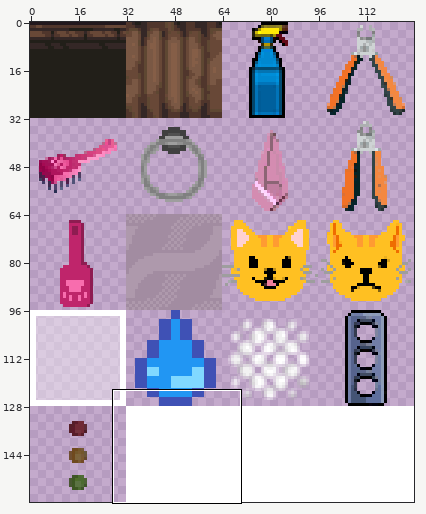
Two states of a sprite sheet, PetCareGame/PetCareGame/Content/PetcareGame/Sprites/petcare_textureatlas.png. The first picture is a wide view before the edit; the outline marks the close-up.
Close-up. Before the commit:
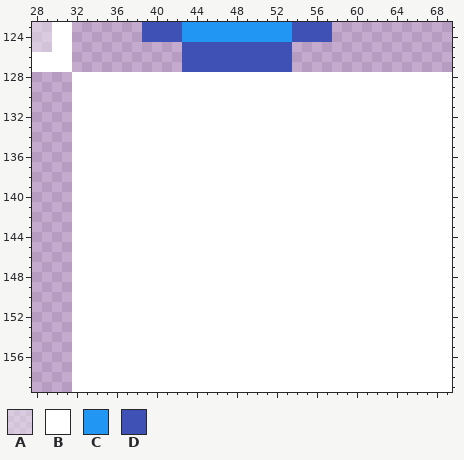
The file is 128x160 pixels. Pixels under 10% opacity are left out. Colours within 5 levels of each other are drawn and written as one. Shown: x 28..69, y 123..159.
Palette (. is transparent): A #ffffff64  B #ffffff  C #2196f3  D #3f51b5
Pixels before, first column x 28:
123 AABB.......DDDDCCCCCCCCCCCDDDD............
124 AABB.......DDDDCCCCCCCCCCCDDDD............
125 AABB...........DDDDDDDDDDD................
126 BBBB...........DDDDDDDDDDD................
127 BBBB...........DDDDDDDDDDD................
128 ....BBBBBBBBBBBBBBBBBBBBBBBBBBBBBBBBBBBBBB
129 ....BBBBBBBBBBBBBBBBBBBBBBBBBBBBBBBBBBBBBB
130 ....BBBBBBBBBBBBBBBBBBBBBBBBBBBBBBBBBBBBBB
131 ....BBBBBBBBBBBBBBBBBBBBBBBBBBBBBBBBBBBBBB
132 ....BBBBBBBBBBBBBBBBBBBBBBBBBBBBBBBBBBBBBB
133 ....BBBBBBBBBBBBBBBBBBBBBBBBBBBBBBBBBBBBBB
134 ....BBBBBBBBBBBBBBBBBBBBBBBBBBBBBBBBBBBBBB
135 ....BBBBBBBBBBBBBBBBBBBBBBBBBBBBBBBBBBBBBB
136 ....BBBBBBBBBBBBBBBBBBBBBBBBBBBBBBBBBBBBBB
137 ....BBBBBBBBBBBBBBBBBBBBBBBBBBBBBBBBBBBBBB
138 ....BBBBBBBBBBBBBBBBBBBBBBBBBBBBBBBBBBBBBB
139 ....BBBBBBBBBBBBBBBBBBBBBBBBBBBBBBBBBBBBBB
140 ....BBBBBBBBBBBBBBBBBBBBBBBBBBBBBBBBBBBBBB
141 ....BBBBBBBBBBBBBBBBBBBBBBBBBBBBBBBBBBBBBB
142 ....BBBBBBBBBBBBBBBBBBBBBBBBBBBBBBBBBBBBBB
143 ....BBBBBBBBBBBBBBBBBBBBBBBBBBBBBBBBBBBBBB
144 ....BBBBBBBBBBBBBBBBBBBBBBBBBBBBBBBBBBBBBB
145 ....BBBBBBBBBBBBBBBBBBBBBBBBBBBBBBBBBBBBBB
146 ....BBBBBBBBBBBBBBBBBBBBBBBBBBBBBBBBBBBBBB
147 ....BBBBBBBBBBBBBBBBBBBBBBBBBBBBBBBBBBBBBB
148 ....BBBBBBBBBBBBBBBBBBBBBBBBBBBBBBBBBBBBBB
149 ....BBBBBBBBBBBBBBBBBBBBBBBBBBBBBBBBBBBBBB
150 ....BBBBBBBBBBBBBBBBBBBBBBBBBBBBBBBBBBBBBB
151 ....BBBBBBBBBBBBBBBBBBBBBBBBBBBBBBBBBBBBBB
152 ....BBBBBBBBBBBBBBBBBBBBBBBBBBBBBBBBBBBBBB
153 ....BBBBBBBBBBBBBBBBBBBBBBBBBBBBBBBBBBBBBB
154 ....BBBBBBBBBBBBBBBBBBBBBBBBBBBBBBBBBBBBBB
155 ....BBBBBBBBBBBBBBBBBBBBBBBBBBBBBBBBBBBBBB
156 ....BBBBBBBBBBBBBBBBBBBBBBBBBBBBBBBBBBBBBB
157 ....BBBBBBBBBBBBBBBBBBBBBBBBBBBBBBBBBBBBBB
158 ....BBBBBBBBBBBBBBBBBBBBBBBBBBBBBBBBBBBBBB
159 ....BBBBBBBBBBBBBBBBBBBBBBBBBBBBBBBBBBBBBB
Once edited:
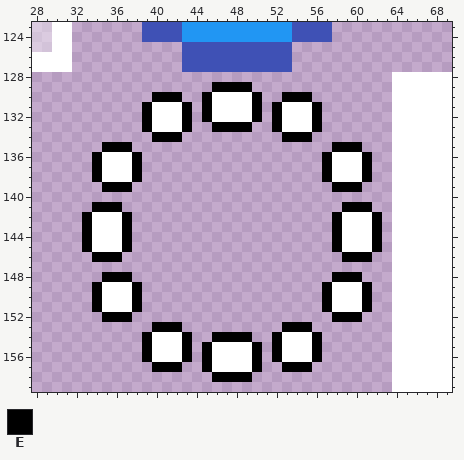
Colours new in this view: E #000000
Diff:
y 128: x 32..63 BBBBBBBBBBBBBBBBBBBBBBBBBBBBBBBB -> ................................
y 129: x 32..63 BBBBBBBBBBBBBBBBBBBBBBBBBBBBBBBB -> ..............EEEE..............
y 130: x 32..45 BBBBBBBBBBBBBB -> ........EEE..E; x 50..63 BBBBBBBBBBBBBB -> E..EEE........
y 131..132: x 32..39 BBBBBBBB -> .......E; x 43..45 BBB -> E.E; x 50..52 BBB -> E.E; x 56..63 BBBBBBBB -> E.......
y 133: x 32..39 BBBBBBBB -> .......E; x 43..52 BBBBBBBBBB -> E..EEEE..E; x 56..63 BBBBBBBB -> E.......
y 134: x 32..63 BBBBBBBBBBBBBBBBBBBBBBBBBBBBBBBB -> ........EEE..........EEE........
y 135: x 32..63 BBBBBBBBBBBBBBBBBBBBBBBBBBBBBBBB -> ...EEE....................EEE...
y 136..138: x 32..34 BBB -> ..E; x 38..57 BBBBBBBBBBBBBBBBBBBB -> E..................E; x 61..63 BBB -> E..
y 139: x 32..63 BBBBBBBBBBBBBBBBBBBBBBBBBBBBBBBB -> ...EEE....................EEE...
y 140: x 32..63 BBBBBBBBBBBBBBBBBBBBBBBBBBBBBBBB -> ................................
y 141: x 32..63 BBBBBBBBBBBBBBBBBBBBBBBBBBBBBBBB -> ..EEE......................EEE..
y 142..145: x 32..33 BB -> .E; x 37..58 BBBBBBBBBBBBBBBBBBBBBB -> E....................E; x 62..63 BB -> E.
y 146: x 32..63 BBBBBBBBBBBBBBBBBBBBBBBBBBBBBBBB -> ..EEE......................EEE..
y 147: x 32..63 BBBBBBBBBBBBBBBBBBBBBBBBBBBBBBBB -> ................................
y 148: x 32..63 BBBBBBBBBBBBBBBBBBBBBBBBBBBBBBBB -> ...EEE....................EEE...
y 149..151: x 32..34 BBB -> ..E; x 38..57 BBBBBBBBBBBBBBBBBBBB -> E..................E; x 61..63 BBB -> E..
y 152: x 32..63 BBBBBBBBBBBBBBBBBBBBBBBBBBBBBBBB -> ...EEE....................EEE...
y 153: x 32..63 BBBBBBBBBBBBBBBBBBBBBBBBBBBBBBBB -> ........EEE..........EEE........
y 154: x 32..39 BBBBBBBB -> .......E; x 43..52 BBBBBBBBBB -> E..EEEE..E; x 56..63 BBBBBBBB -> E.......
y 155..156: x 32..39 BBBBBBBB -> .......E; x 43..45 BBB -> E.E; x 50..52 BBB -> E.E; x 56..63 BBBBBBBB -> E.......
y 157: x 32..45 BBBBBBBBBBBBBB -> ........EEE..E; x 50..63 BBBBBBBBBBBBBB -> E..EEE........
y 158: x 32..63 BBBBBBBBBBBBBBBBBBBBBBBBBBBBBBBB -> ..............EEEE..............
y 159: x 32..63 BBBBBBBBBBBBBBBBBBBBBBBBBBBBBBBB -> ................................
